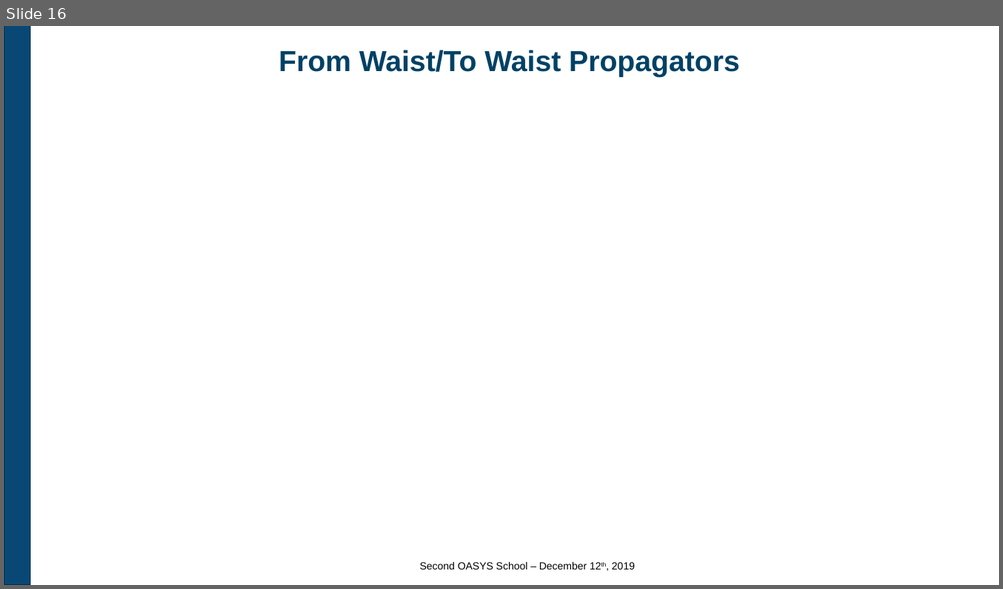
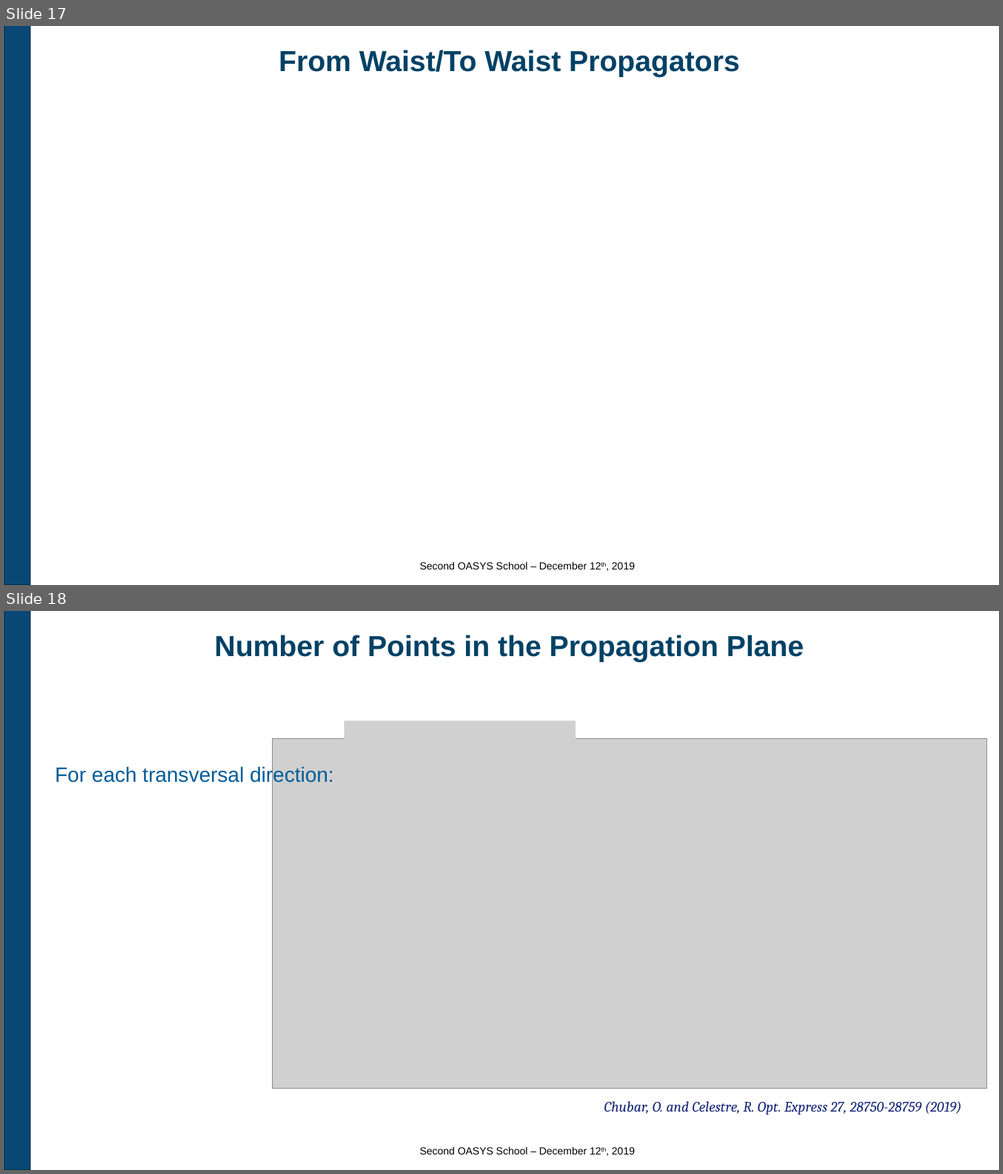
Before and after one commit to oasys-kit/oasys_school, a slide deck: second/slides/2_Introduction_to_SRW.pptx. Shown one above the other, each under a label of ours: slide 16 before the commit, slides 17 and 18 after it. The pictures are 1003x589 and 1003x1174 pixels, drawn with LibreOffice and Linux fonts; fonts in the diff are those of the drawing; grey boxes stand for pictures; background and template pictures are left out. Boxes give left, top, right and bottom in pixels: in the first picture for what was removed or moved away, otherwise in the second. Text is boxed around its words. In the diff, an @@ line names an element or a change of style, - is before the commit and + after.

Commit message:
Second Oasys School

```diff
--- a/second/slides/2_Introduction_to_SRW.pptx
+++ b/second/slides/2_Introduction_to_SRW.pptx
@@ slide 18 added at (4, 611, 999, 1170), background #FFFFFF; not listed: 1 template element that a slide beside it also shows @@
@@ title added at (214, 635, 803, 662), 28 pt, text #004165, bold @@
+Number of Points in the Propagation Plane
@@ picture added at (344, 721, 575, 801) @@
@@ picture added at (273, 738, 987, 1088) @@
@@ text added at (55, 766, 334, 786), 20 pt, text #005C98 @@
+For each transversal direction:
@@ text added at (604, 1102, 962, 1116), 14 pt, text #112375, italic @@
+Chubar, O. and Celestre, R. Opt. Express 27, 28750-28759 (2019)
@@ text added at (420, 1147, 634, 1155), 10 pt, text #000000 @@
+Second OASYS School – December 12th, 2019
@@ what was slide 16 is now slide 17 @@
```
Also in this commit, not shown: 1 slide changed, 1 other slide added.
